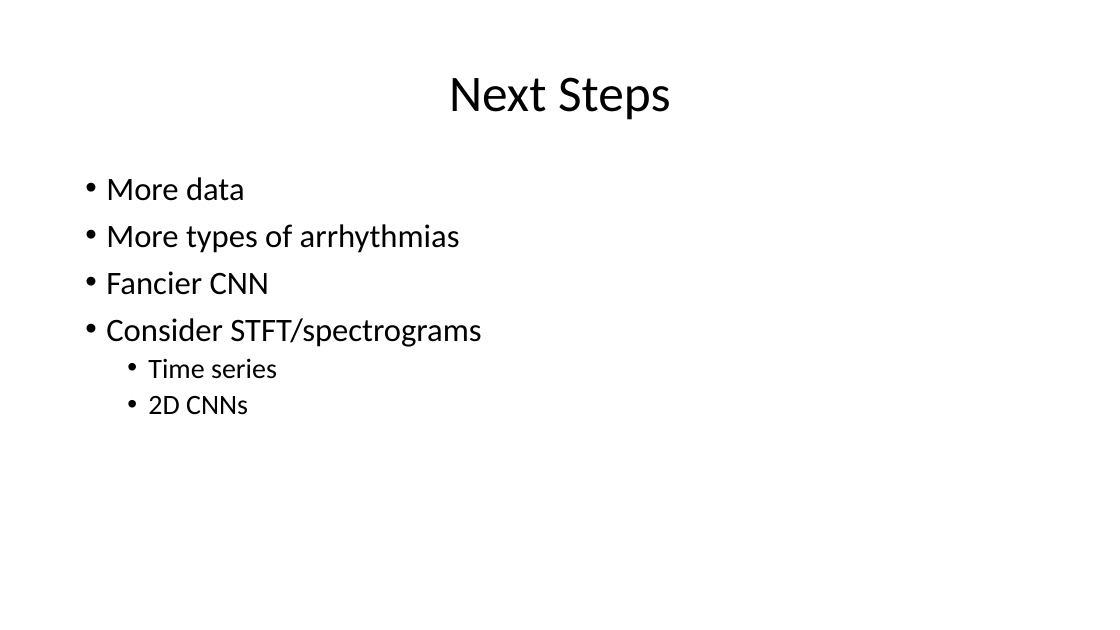
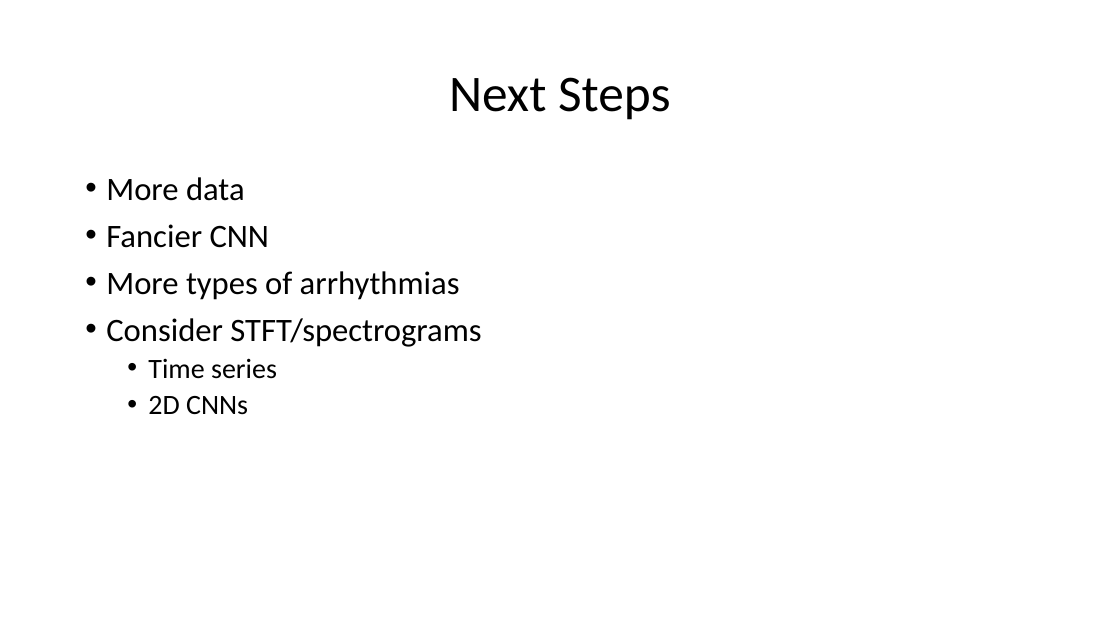
Before and after one commit to pierrecurie13/capstone, a slide deck: slide 7 of ECG.pptx. Drawn at 1120x630 pixels with LibreOffice and Linux fonts; fonts in the diff are those of the drawing; background and template pictures are left out. Boxes give left, top, right and bottom in pixels: in the first picture for what was removed or moved away, otherwise in the second. Text is boxed around its words. In the diff, an @@ line names an element or a change of style, - is before the commit and + after.

```diff
--- a/ECG.pptx
+++ b/ECG.pptx
@@ text at (x1=106, y1=224, x2=270, y2=248): paragraph added @@
+• Fancier CNN
@@ text at (x1=106, y1=271, x2=270, y2=295): paragraph removed @@
-• Fancier CNN
```
Also in this commit, not shown: 6 other slides changed, 1 slide added, 1 other file.
